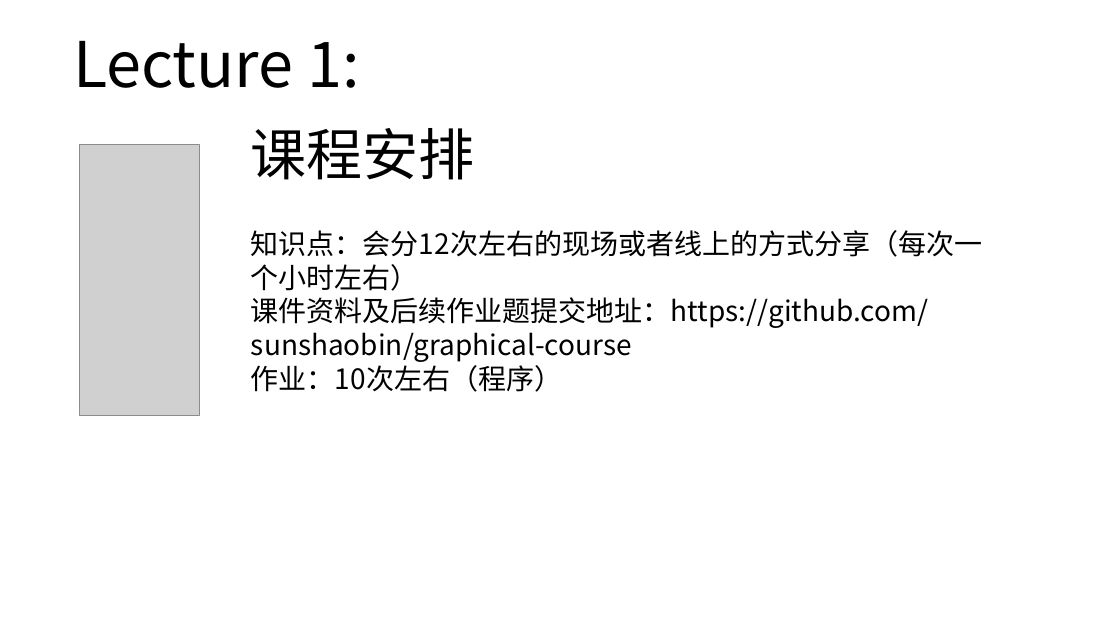
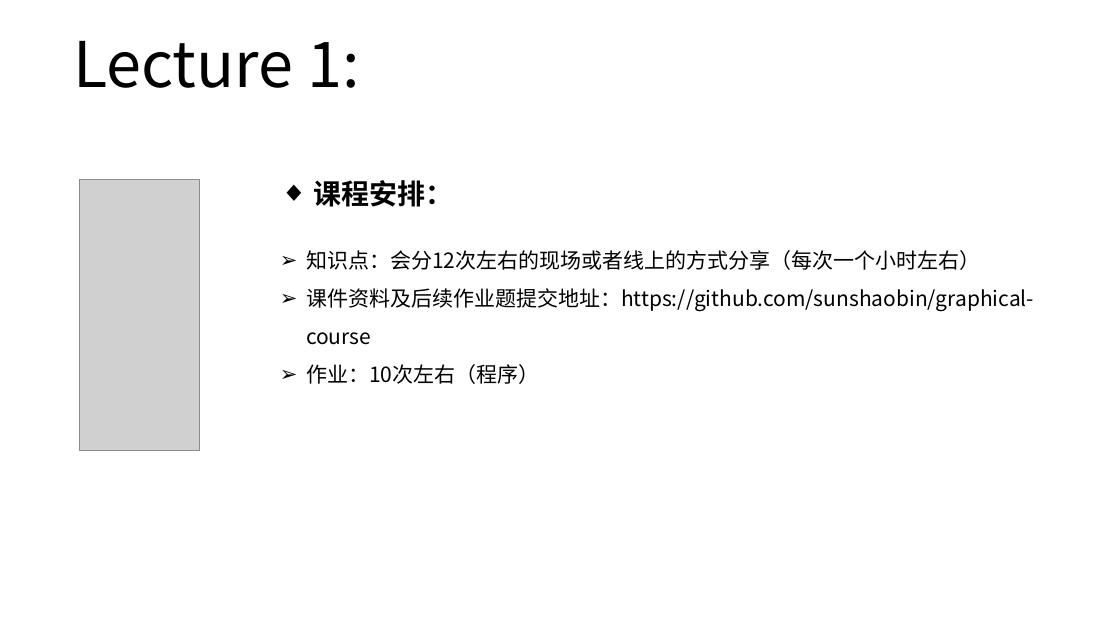
Before and after one commit to sunshaobin/graphical-course, a slide deck: slide 6 of courseware-materials/lecture1/graphical-course-lecture1.pptx. Drawn at 1120x630 pixels with LibreOffice and Linux fonts; fonts in the diff are those of the drawing; grey boxes stand for pictures. Boxes give left, top, right and bottom in pixels: in the first picture for what was removed or moved away, otherwise in the second. Text is boxed around its words. In the diff, an @@ line names an element or a change of style, - is before the commit and + after.

```diff
--- a/courseware-materials/lecture1/graphical-course-lecture1.pptx
+++ b/courseware-materials/lecture1/graphical-course-lecture1.pptx
@@ text removed at (x1=251, y1=128, x2=475, y2=180) @@
-课程安排
@@ text "课程安排：" moved from (x1=251, y1=230, x2=982, y2=392) to (x1=306, y1=180, x2=1034, y2=384) @@
@@ picture moved from (x1=80, y1=145, x2=199, y2=415) to (x1=80, y1=180, x2=199, y2=450) @@
@@ text at (x1=314, y1=180, x2=454, y2=207): paragraph added @@
+◆ 课程安排：
@@ text at (x1=306, y1=250, x2=1034, y2=384): size 24 to 18 pt; bullet none to ➢; line spacing 1 to 1.5 @@
```
Also in this commit, not shown: 15 other slides changed, 1 other file.
